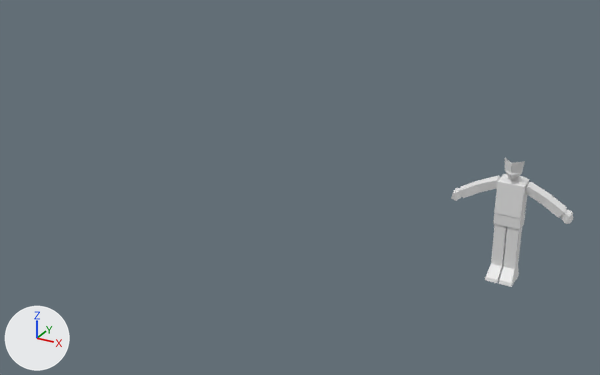
Renders of the Blender file Avatar Model.blend from each side of a commit.
Before and after are seen from a 50 mm lens placed at (2.56, -10.9, 6.16), pointed at (-3.51, 0.15, 0.64). The axes (+X, +Y, +Z) are drawn at lower left. The lights are the same throughout. The older version comes first.

The first picture shows 'Avatar - Arms', 'Avatar - Legs', 'Avatar - Torso' and 2 more.
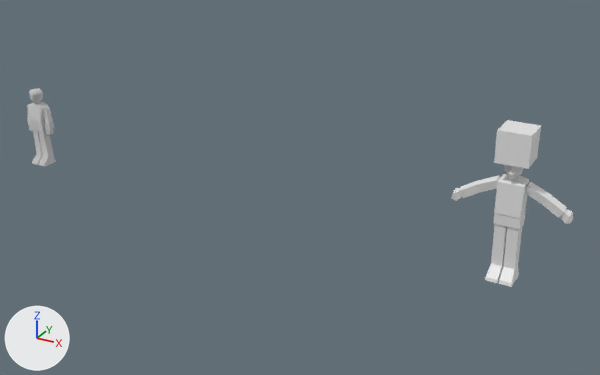
Patch to the scene script:
```diff
--- a/Avatar Model.blend.py
+++ b/Avatar Model.blend.py
@@ mat_material @@
+mat_material = principled_material('material')
+mat_material.base_color = (0.8, 0.8, 0.8)  # white #e7e7e7
+mat_material.metallic = 1.0
+mat_material.roughness = 1.0
+mat_material.specular_ior_level = 0.0
@@ me_cube @@
+me_cube.from_pydata([(0.238, -0.238, 1.851), (0.238, -0.238, 2.328), (0.238, 0.238, 1.851), (0.238, 0.238, 2.328), (0.0, 0.238, 1.851), (0.0, 0.238, 2.328), (0.0, -0.238, 1.851), (0.0, -0.238, 2.328)], [], [(4, 5, 3, 2), (2, 3, 1, 0), (3, 5, 7, 1), (0, 1, 7, 6)])
@@ me_mesh @@
+me_mesh.from_pydata(...)  # 158 vertices, 237 faces; spans x -12.8..12.8, y -39.6..28.7, z -8.6..6.2
+me_mesh.materials.append(mat_material)  # its picture is missing
@@ ob_cube @@
+ob_cube = bpy.data.objects.new('Cube', me_cube)
+ob_cube.location = (0.0, 0.0, 0.0)
+_m = ob_cube.modifiers.new('Mirror', 'MIRROR')
@@ ob_mesh @@
+ob_mesh = bpy.data.objects.new('Mesh', me_mesh)
+ob_mesh.location = (-9.13, 0.0, 0.92)
+ob_mesh.rotation_euler = (1.571, 0.0, 1574.0)  # degrees (90, 0, 184)
+ob_mesh.scale = (0.0219, 0.0219, 0.0219)
```

Pixel boxes (x1, y1, x2, y2) of what changed, in the pictures (600 x 375 px):
'Cube', added: after (494, 120, 541, 169)
'Mesh', added: after (27, 88, 56, 167)
